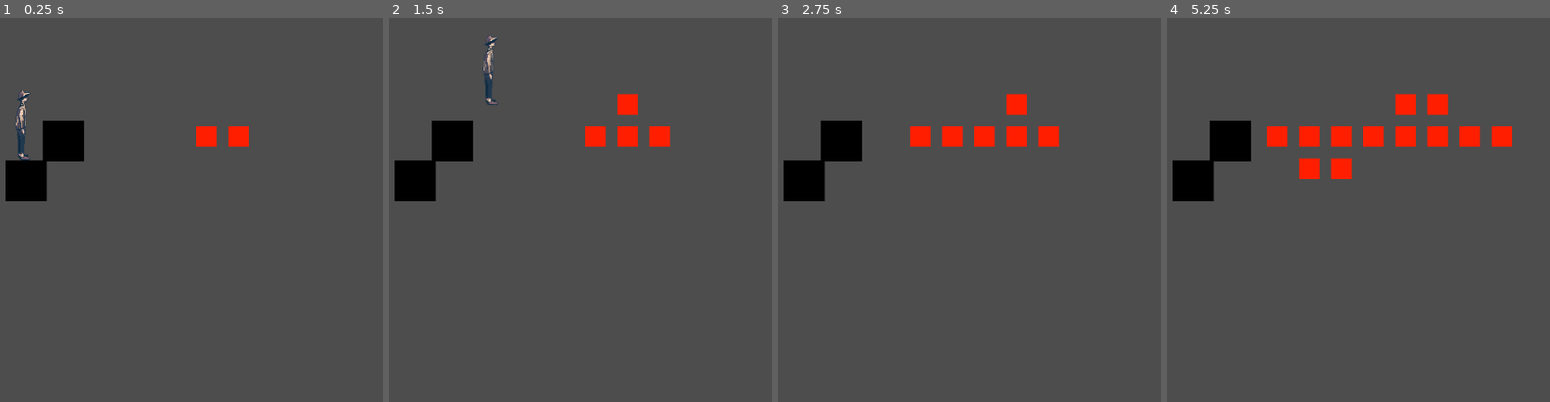
Above: before the commit, frames 1-4 (left to right).
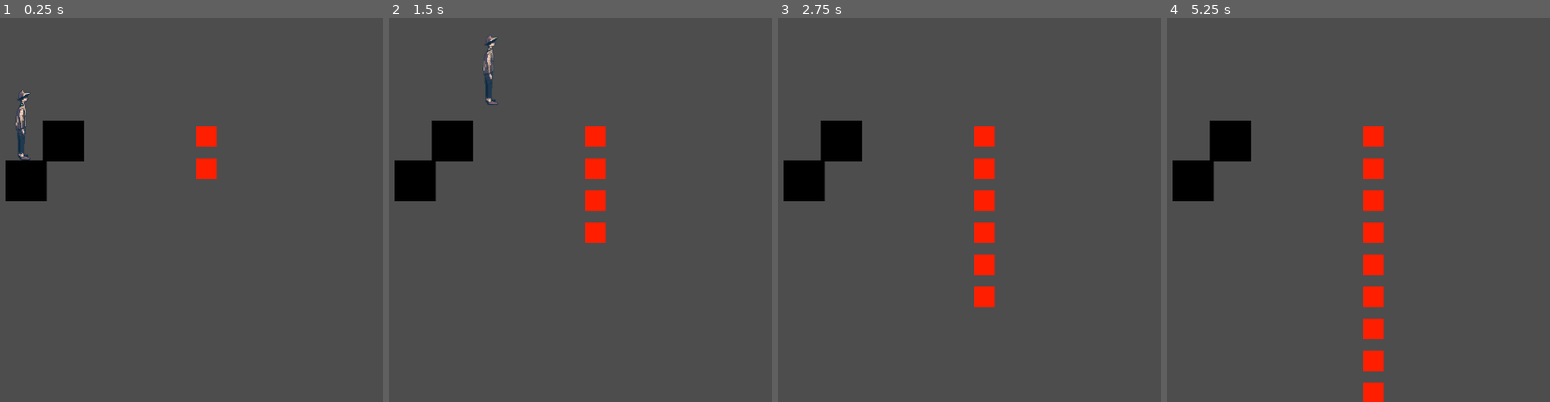
Above: after the commit, the same moments.

Repository: hellomynameisren/ludumdare
Game: Godot game, scene res://liquid/play_area.tscn
Two runs of this game, one before a commit and one after it. Both use one fixed random seed, a clock stepped at 60 frames per second and the inputs below. The project has no main scene, so this scene is started directly.
Inputs:
- Up to frame 1 (0.25 s): no input
- Up to frame 2 (1.5 s): tap Enter at 0.5 s; hold Right (ui_right) from 0.53 s (still down); tap Up (ui_up) at 0.77 s
- Up to frame 3 (2.75 s): tap Up (ui_up) at 1.52 s; release Right (ui_right) at 2.03 s; hold Left (ui_left) from 2.03 s (still down)
- Up to frame 4 (5.25 s): tap Space at 2.75 s; release Left (ui_left) at 2.78 s; hold Right (ui_right) 2.78-4.28 s; tap Up (ui_up) at 3.02, 3.77, 4.52 s; tap Enter at 3.5 s; hold Left (ui_left) 4.28-5.03 s; hold Right (ui_right) from 5.03 s (still down)

The runs differ from the first frame. In frame 1, 0.6% of the frame differs, in the area x 51-65%, y 28-42%; in frame 2, 1.8%; in frame 3, 3.0%; in frame 4, 5.6%, in the area x 26-91%, y 19-100%.

Commit message:
lava go down

Diff:
--- a/liquid/lava_spawner.gd
+++ b/liquid/lava_spawner.gd
@@ -33,20 +33,29 @@
 	var potential_positions = []
 
 	for child in world.get_children():
-		print("One child is " + str(child))
 		# Check if the child is a lava node, adjust this based on your setup
 		if child is lava_block:  # Or "child is Lava" if Lava is a script type
-			print("Child is " + str(child.global_position))
 			for offset in [Vector2(0, 1), Vector2(1, 0), Vector2(0, -1), Vector2(-1, 0)]:
 				var check_position = child.global_position + 50 * offset
 				if _is_valid_lava_position(check_position):
 					potential_positions.append(check_position)
 
-	print("Potential positions: " + str(potential_positions))
 
 	if potential_positions:
-		var random_position = potential_positions[randi() % potential_positions.size()]
+		# Filter to only the positions with the highest y value
+		var highest_y = potential_positions[0].y
+		for pos in potential_positions:
+			highest_y = max(highest_y, pos.y)
+
+		var highest_y_positions = []
+		for pos in potential_positions:
+			if pos.y == highest_y:
+				highest_y_positions.append(pos)
+
+		print("Highest y positions: " + str(highest_y_positions))
+		var random_position = highest_y_positions[randi() % highest_y_positions.size()]
 		_place_lava_at(random_position)
+
 
 func _place_lava_at(position: Vector2):
 	var lava_instance = LavaScene.instantiate()
